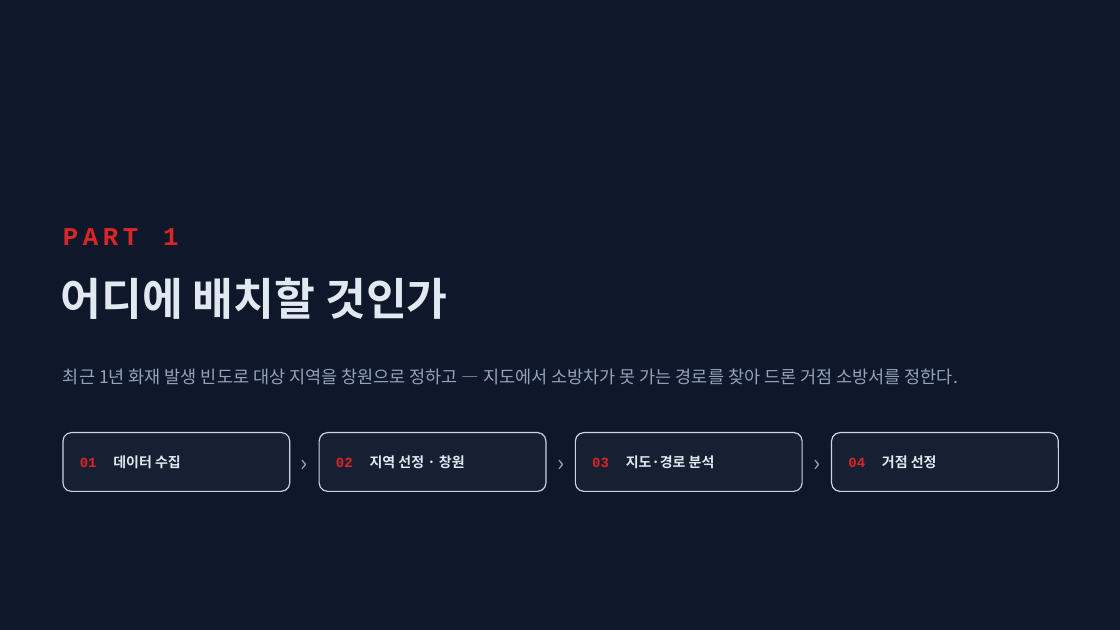
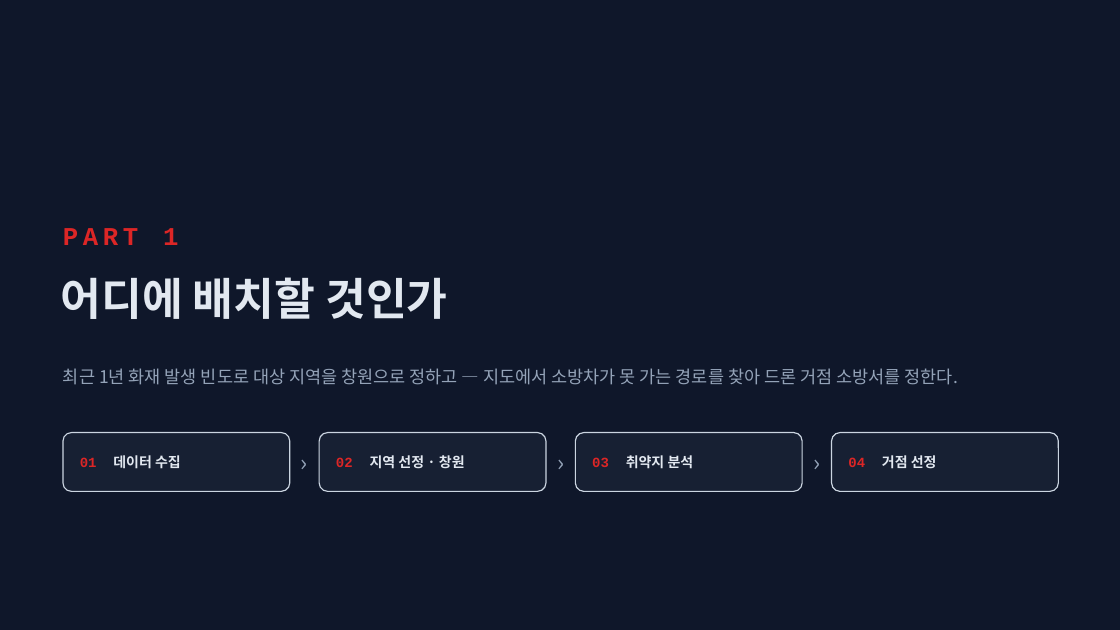
Before and after one commit to bdsm135790-png/noh, a slide deck: slide 2 of presentation/화재빅데이터_드론배치_분석리포트.pptx. Drawn at 1120x630 pixels with LibreOffice and Linux fonts; fonts in the diff are those of the drawing. Boxes give left, top, right and bottom in pixels: in the first picture for what was removed or moved away, otherwise in the second. Text is boxed around its words. In the diff, an @@ line names an element or a change of style, - is before the commit and + after.

```diff
--- a/presentation/화재빅데이터_드론배치_분석리포트.pptx
+++ b/presentation/화재빅데이터_드론배치_분석리포트.pptx
@@ text at (592, 455, 694, 469): text changed @@
-03 지도·경로 분석
+03 취약지 분석
```
Also in this commit, not shown: 14 other slides changed, 2 slides added, 2 other files.
